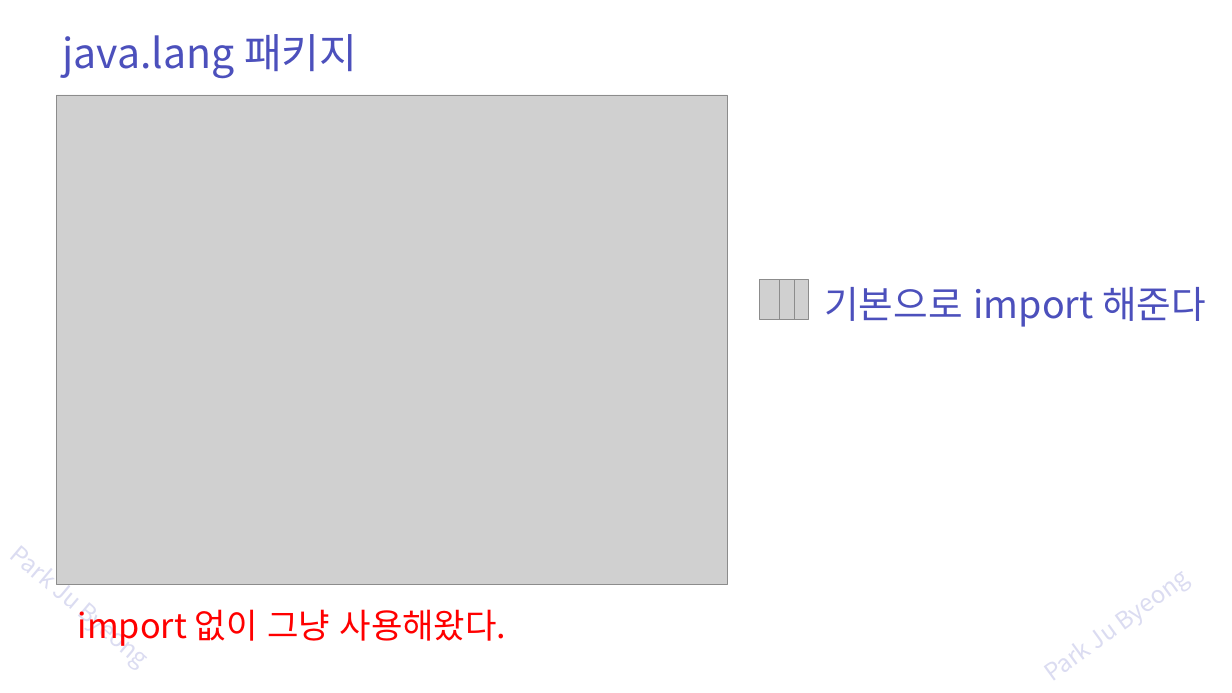
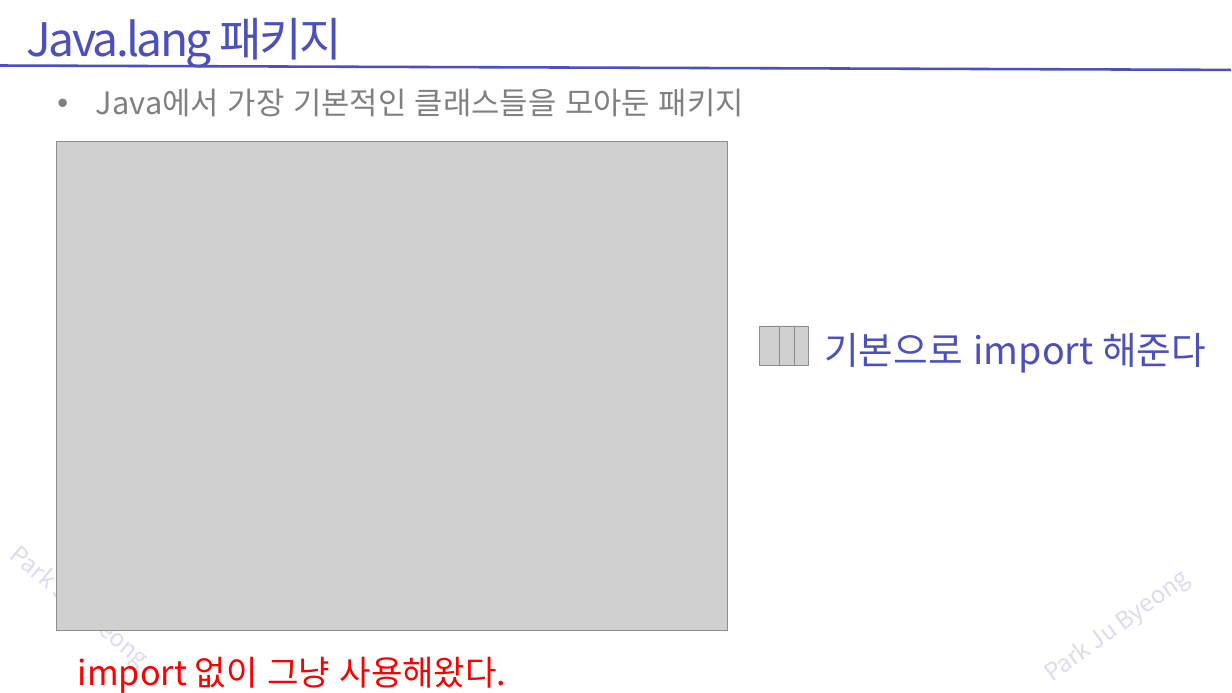
Before and after one commit to zest132/JavaLecture, a slide deck: slide 4 of JavaLecture/LectureFile/java 13강 기본클래스 및 제네릭 .pptx. Drawn at 1232x693 pixels with LibreOffice and Linux fonts; fonts in the diff are those of the drawing; grey boxes stand for pictures. Boxes give left, top, right and bottom in pixels: in the first picture for what was removed or moved away, otherwise in the second. Text is boxed around its words. In the diff, an @@ line names an element or a change of style, - is before the commit and + after.

```diff
--- a/JavaLecture/LectureFile/java 13강 기본클래스 및 제네릭 .pptx
+++ b/JavaLecture/LectureFile/java 13강 기본클래스 및 제네릭 .pptx
@@ text at [27,18,342,68]: text changed; size 48 to 54 pt @@
-java.lang 패키지
+Java.lang 패키지
@@ line added from (1231, 70) to (0, 65), #4C50BC 3 pt @@
@@ text added at [96,88,744,117], 36 pt, text #808080 @@
+• Java에서 가장 기본적인 클래스들을 모아둔 패키지
@@ 4 pictures, 2 texts: place and size @@
-4 pictures, 2 texts at [57,95,1206,646]
+4 pictures, 2 texts at [57,141,1206,693]
```
Also in this commit, not shown: 10 other slides changed, 4 slides added, 3 slides removed.
